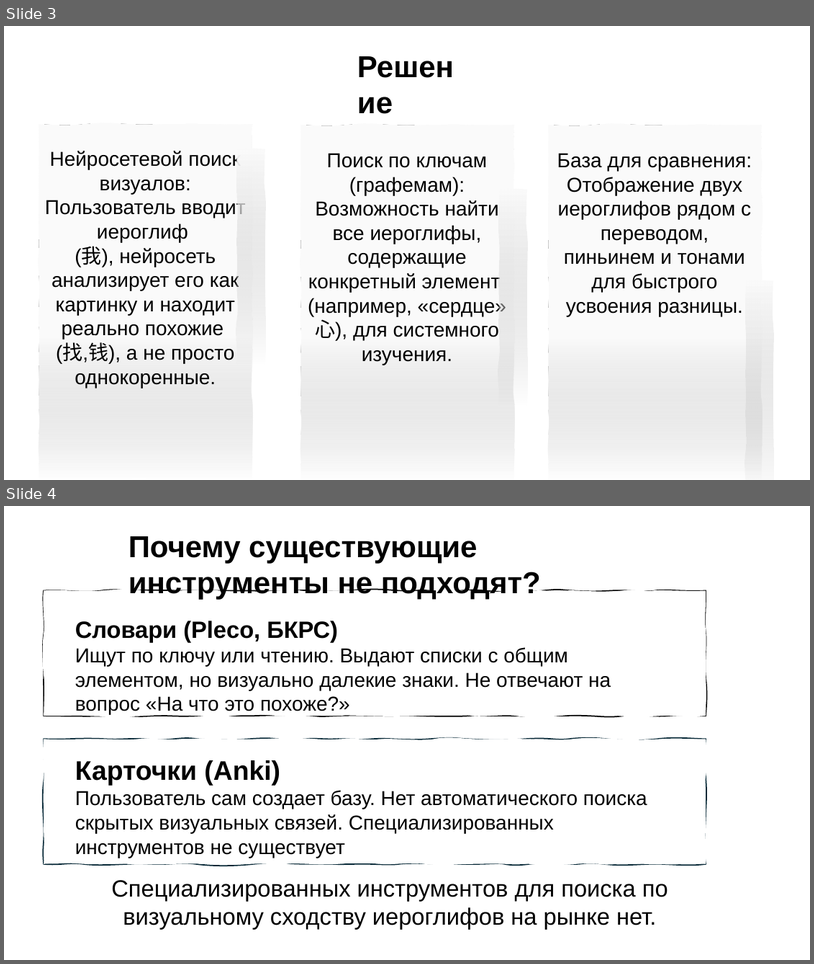
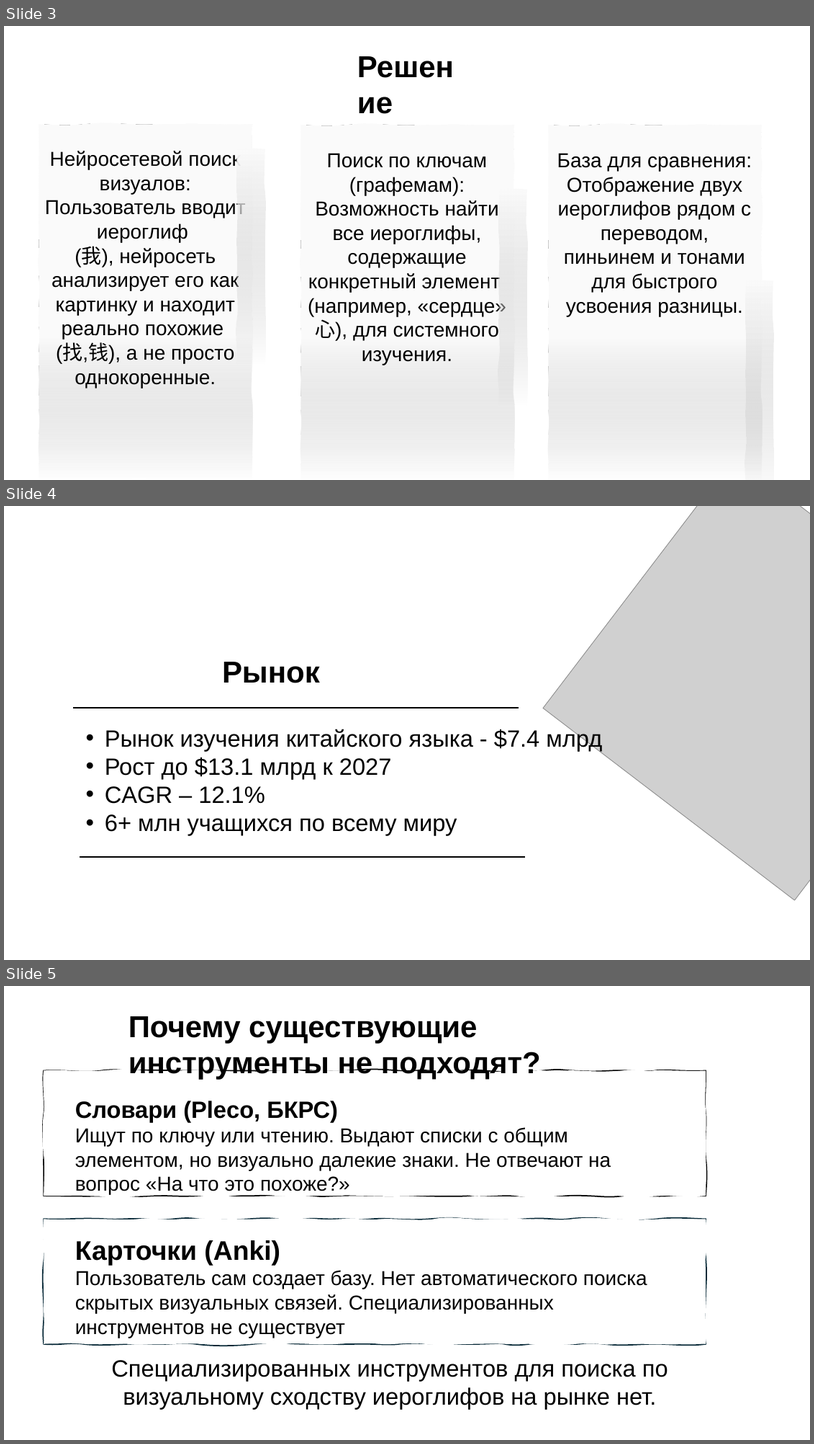
Before and after one commit to eshsen/ChinaCraft, a slide deck: УУУУ.pptx. Shown one above the other, each under a label of ours: slides 3 and 4 before the commit, slides 3, 4 and 5 after it. The pictures are 814x964 and 814x1444 pixels, drawn with LibreOffice and Linux fonts; fonts in the diff are those of the drawing; grey boxes stand for pictures; background and template pictures are left out. Boxes give left, top, right and bottom in pixels: in the first picture for what was removed or moved away, otherwise in the second. Text is boxed around its words. In the diff, an @@ line names an element or a change of style, - is before the commit and + after.

```diff
--- a/УУУУ.pptx
+++ b/УУУУ.pptx
@@ slide 4 added at (x1=4, y1=506, x2=810, y2=960), background #FFFFFF @@
@@ picture added at (x1=543, y1=506, x2=810, y2=901) @@
@@ text added at (x1=222, y1=662, x2=320, y2=683), 36 pt, text #000000, bold @@
+Рынок
@@ line added from (73, 708) to (519, 708), #000000 1.5 pt @@
@@ text added at (x1=105, y1=728, x2=602, y2=835), 28 pt, text #000000 @@
+• Рынок изучения китайского языка - $7.4 млрд
+• Рост до $13.1 млрд к 2027
+• CAGR – 12.1%
+• 6+ млн учащихся по всему миру
@@ line added from (80, 856) to (525, 856), #000000 1.5 pt @@
@@ what was slide 4 is now slide 5 @@
```
Also in this commit, not shown: 2 slides changed, 3 other slides added, 25 other files.
